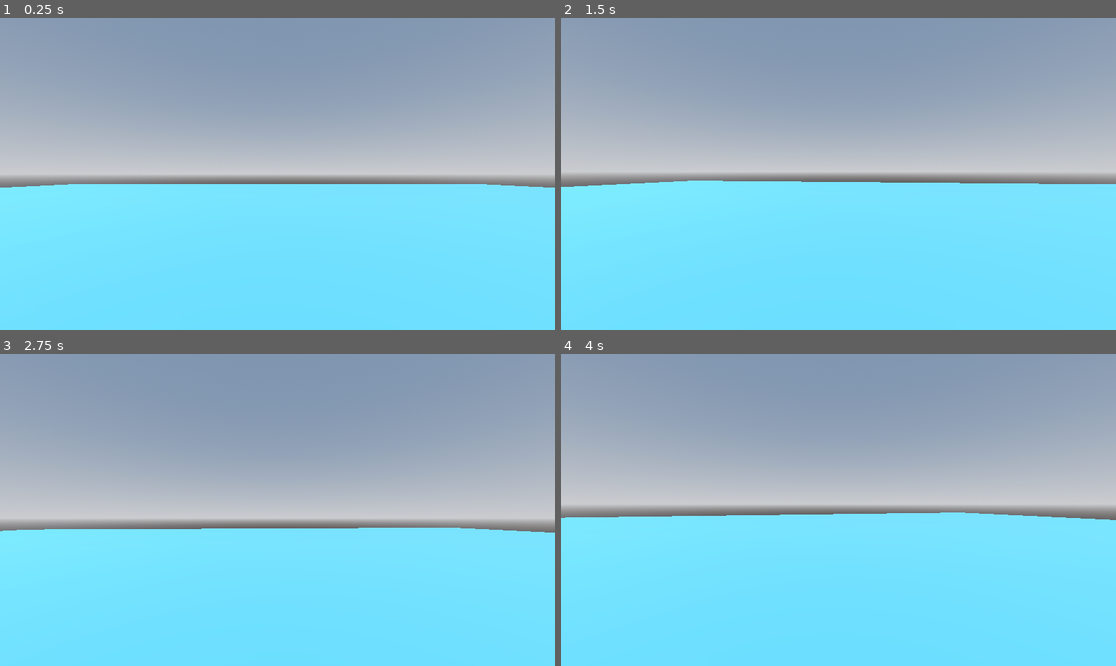
Above: before the commit, frames 1-4 (two rows, left to right).
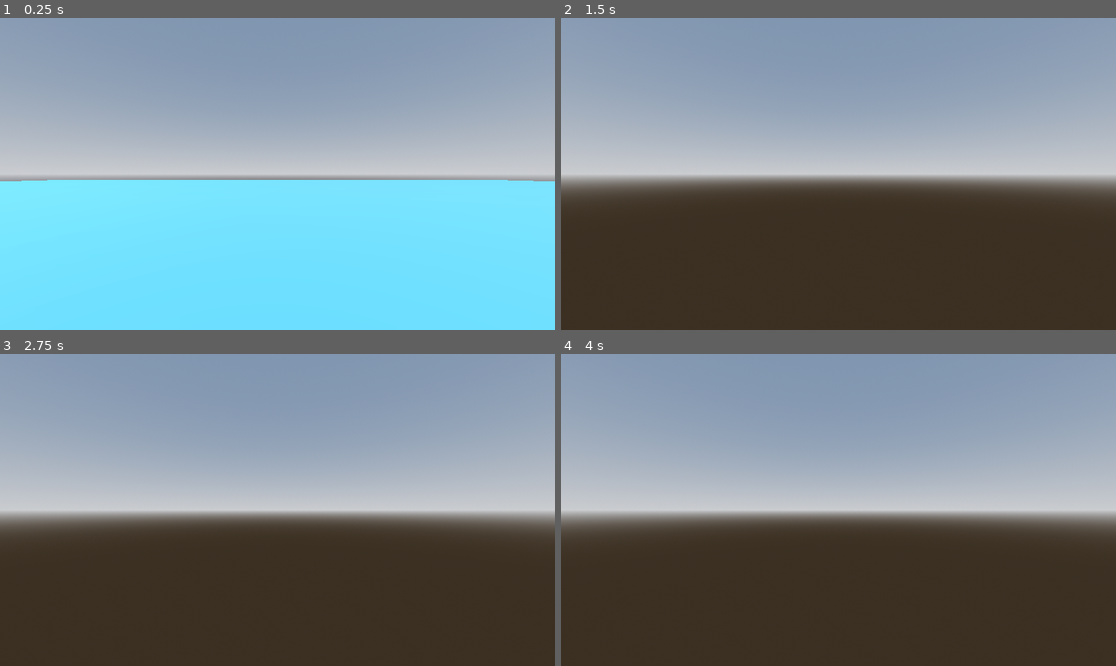
Above: after the commit, the same moments.

Repository: Riley2512/Food-Runner-
Game: Godot game, scene res://3DLevel.tscn
The game is run twice, just before and just after one commit, with the same random seed, the same clock (stepped at 60 frames per second) and the same inputs.
Inputs (mouse positions are in pixels of both pictures, inside the frame that each line leads up to):
- Up to frame 1 (0.25 s): no input
- Up to frame 2 (1.5 s): tap Enter (ui_accept) at 0.5, 0.77, 0.8, 1.07, 1.35 s; move the mouse to (866, 174) at 0.52 s; hold Space 0.53-1.28 s; hold Up (ui_up) from 0.53 s (still down); move the mouse to (810, 174) at 1.27 s
- Up to frame 3 (2.75 s): keep holding Up (ui_up); tap Enter (ui_accept) at 1.52, 1.82, 2, 2.3 s; tap Space at 1.55 s; move the mouse to (288, 503) at 2.02 s; hold Space from 2.03 s (still down)
- Up to frame 4 (4 s): keep holding Up (ui_up); tap Enter (ui_accept) at 2.75, 3.02, 3.32, 3.5, 3.6, 3.77 s; move the mouse to (832, 516) at 2.77 s; release Space at 2.78 s; tap Space at 2.85 s; move the mouse to (877, 513) at 3.52 s

The runs differ from the first frame. In frame 1, 1.4% of the frame differs, in the area x 0-100%, y 51-55%; in frame 2, 48%; in frame 3, 49%; in frame 4, 51%, in the area x 0-100%, y 48-100%.

Commit message:
made more code

Diff:
--- a/3DLevel.tscn
+++ b/3DLevel.tscn
@@ -29,34 +29,61 @@
 
 const SPEED = 5.0
 const JUMP_VELOCITY = 4.5
+const MOUSE_SENSITIVITY = 0.003
 
-var gravity = ProjectSettings.get_setting(\"physics/3d/default_gravity\")
-var sensitivity = 0.003
+var gravity: float = ProjectSettings.get_setting(\"physics/3d/default_gravity\")
 
-@onready var camera = $Head/FirstPerson
+@onready var camera: Camera3D = $Camera3D
 
-func _ready():
-	$Head/FirstPerson.current = true
-	Input.mouse_mode = Input.MOUSE_MODE_CAPTURED
+func _physics_process(delta: float) -> void:
+	# Apply gravity
+	if not is_on_floor():
+		velocity.y -= gravity * delta
 
-func _unhandled_input(event):
-	if event is InputEventMouseMotion:
-		rotate_y(-event.relative.x * sensitivity)
-		camera.rotate_x(-event.relative.y * sensitivity)
-		camera.rotation.x = clamp(camera.rotation.x, deg_to_rad(-60), deg_to_rad(70))
+	# Jump with Spacebar
+	if Input.is_key_pressed(KEY_SPACE) and is_on_floor():
+		velocity.y = JUMP_VELOCITY
 
-func _switch_view():
-	if Input.is_action_just_pressed(\"switch\"):
-		if camera == $Head/FirstPerson:
-			camera = $Head/ThirdPerson        # ✅ was $Head (wrong node)
-			$Head/ThirdPerson.current = true
-		else:
-			camera = $Head/FirstPerson
-			$Head/FirstPerson.current = true
+	# Get movement input
+	var input_dir := Vector2.ZERO
+
+	if Input.is_key_pressed(KEY_W) or Input.is_key_pressed(KEY_UP):
+		input_dir.y -= 1
+	if Input.is_key_pressed(KEY_S) or Input.is_key_pressed(KEY_DOWN):
+		input_dir.y += 1
+	if Input.is_key_pressed(KEY_A) or Input.is_key_pressed(KEY_LEFT):
+		input_dir.x -= 1
+	if Input.is_key_pressed(KEY_D) or Input.is_key_pressed(KEY_RIGHT):
+		input_dir.x += 1
+
+	input_dir = input_dir.normalized()
+
+	# Move relative to where the player is facing
+	var direction := (transform.basis * Vector3(input_dir.x, 0, input_dir.y)).normalized()
+
+	if direction.length() > 0:
+		velocity.x = direction.x * SPEED
+		velocity.z = direction.z * SPEED
+	else:
+		velocity.x = move_toward(velocity.x, 0, SPEED)
+		velocity.z = move_toward(velocity.z, 0, SPEED)
+
+	move_and_slide()
+
+func _input(event: InputEvent) -> void:
+	# Hold right click to look around
+	if event is InputEventMouseMotion and Input.is_mouse_button_pressed(MOUSE_BUTTON_RIGHT):
+		rotate_y(-event.relative.x * MOUSE_SENSITIVITY)
+		camera.rotate_x(-event.relative.y * MOUSE_SENSITIVITY)
+		camera.rotation.x = clamp(camera.rotation.x, deg_to_rad(-89), deg_to_rad(89))
 "
 
+[sub_resource type="Environment" id="Environment_wvy5o"]
+background_mode = 1
+background_color = Color(1, 1, 1, 1)
+
 [node name="Node3D" type="Node3D" unique_id=1937742022]
-transform = Transform3D(1, 0, 0, 0, 0.8292306, 0, 0, 0, 1, 0, 0, 0)
+transform = Transform3D(1, 0, 0, 0, 0.8292306, 0, 0, 0, 1, 0, -1.0891953, 0)
 
 [node name="WorldEnvironment" type="WorldEnvironment" parent="." unique_id=821989912]
 environment = SubResource("Environment_d84xi")
@@ -66,20 +93,23 @@
 shadow_enabled = true
 
 [node name="Floor" type="MeshInstance3D" parent="." unique_id=1541946106]
-transform = Transform3D(29.357096, 0, 0, 0, 1.1840702, 0, 0, 0, 28.681992, 0.010515213, -0.64915025, -0.3864832)
+transform = Transform3D(29.357096, 0, 0, 0, 1.1840702, 0, 0, 0, 28.681992, 0.010515213, -29.845137, -0.3864832)
 material_override = SubResource("StandardMaterial3D_wvy5o")
 mesh = SubResource("PlaneMesh_kfcwk")
 
 [node name="StaticBody3D" type="StaticBody3D" parent="Floor" unique_id=752713373]
+transform = Transform3D(1, 0, 0, 0, 1, 0, 0, 0, 1.0000002, 0, -21.534433, 0)
 
 [node name="CollisionShape3D" type="CollisionShape3D" parent="Floor/StaticBody3D" unique_id=1514146640]
+transform = Transform3D(0.99999994, 0, 0, 0, 0.99999994, 0, 0, 0, 1, 0, 9.737278, 0)
 shape = SubResource("ConcavePolygonShape3D_wvy5o")
 
 [node name="Player" parent="." unique_id=1412401694 instance=ExtResource("1_wvy5o")]
-transform = Transform3D(1, 0, 0, 0, 1, 0, 0, 0, 1, 0, 16.955996, 0)
+transform = Transform3D(1, 0, 0, 0, 1, 0, 0, 0, 1, 0, -27.95172, 0)
 script = SubResource("GDScript_wvy5o")
 
-[node name="Camera3D" type="Camera3D" parent="." unique_id=1197920084]
-transform = Transform3D(1, 0, 0, 0, 1.2059371, 0, 0, 0, 1, 0, 9.916776, 0)
+[node name="Neck" type="Node3D" parent="." unique_id=1505775033]
 
-[node name="Neck" type="Node3D" parent="." unique_id=1505775033]
+[node name="Camera3D" type="Camera3D" parent="." unique_id=1817325386]
+transform = Transform3D(1, 0, 0, 0, 1.2059371, 0, 0, 0, 1, 0, -24.210215, 0)
+environment = SubResource("Environment_wvy5o")
--- a/player.gd
+++ b/player.gd
@@ -1,52 +1,73 @@
 extends CharacterBody3D
 
+# Movement settings
 const SPEED = 5.0
 const JUMP_VELOCITY = 4.5
+const MOUSE_SENSITIVITY = 0.003
 
+# Get gravity from project settings
 var gravity = ProjectSettings.get_setting("physics/3d/default_gravity")
-var sensitivity = 0.003
 
-@onready var camera = $head/firstPerson
+@onready var camera = $Camera3D
+
+var is_right_click_held := false
 
 func _ready():
-	$Head/FirstPerson.current = true
-	Input.mouse_mode = Input.MOUSE_MODE_CAPTURED
+	# Keep mouse visible until right click is held
+	Input.set_mouse_mode(Input.MOUSE_MODE_VISIBLE)
 
-func _unhandled_input(event):
-	if event is InputEventMouseMotion:
-		rotate_y(-event.relative.x * sensitivity)
-		camera.rotate_x(-event.relative.y * sensitivity)
-		camera.rotation.x = clamp(camera.rotation.x, deg_to_rad(-60), deg_to_rad(70))
+func _input(event):
+	# Right click to look around
+	if event is InputEventMouseButton and event.button_index == MOUSE_BUTTON_RIGHT:
+		is_right_click_held = event.pressed
+		if is_right_click_held:
+			Input.set_mouse_mode(Input.MOUSE_MODE_CAPTURED)
+		else:
+			Input.set_mouse_mode(Input.MOUSE_MODE_VISIBLE)
 
-func _switch_view():
-	if Input.is_action_just_pressed("switch"):
-		if camera == $Head/FirstPerson:
-			camera = $Head/ThirdPerson
-			$Head/ThirdPerson.current = true
-		else:
-			camera = $Head/FirstPerson
-			$Head/FirstPerson.current = true
+	# Mouse look (only when right click held)
+	if event is InputEventMouseMotion and is_right_click_held:
+		# Rotate player left/right (yaw)
+		rotate_y(-event.relative.x * MOUSE_SENSITIVITY)
+		# Rotate camera up/down (pitch), clamped to avoid flipping
+		camera.rotate_x(-event.relative.y * MOUSE_SENSITIVITY)
+		camera.rotation.x = clamp(camera.rotation.x, deg_to_rad(-89), deg_to_rad(89))
 
-func _process(delta):
-	_switch_view()
-	if Input.is_action_just_pressed("escape"):
-		get_tree().quit()
+func _physics_process(delta):
+	# Apply gravity
+	if not is_on_floor():
+		velocity.y -= gravity * delta
 
-func _physics_process(delta: float) -> void:
-	if not is_on_floor():
-		velocity += get_gravity() * delta
-
-	if Input.is_action_just_pressed("jump") and is_on_floor():
+	# Jump
+	if Input.is_action_just_pressed("ui_accept") and is_on_floor():
 		velocity.y = JUMP_VELOCITY
 
+	# Get input direction (WASD + Arrow Keys)
+	var input_dir := Vector2.ZERO
 
-	var input_dir := Input.get_vector("ui_left", "ui_right", "ui_up", "ui_down")
-	var direction := (transform.basis * Vector3(input_dir.x, 0, input_dir.y)).normalized()
+	# Forward / Back
+	if Input.is_key_pressed(KEY_W) or Input.is_key_pressed(KEY_UP):
+		input_dir.y -= 1
+	if Input.is_key_pressed(KEY_S) or Input.is_key_pressed(KEY_DOWN):
+		input_dir.y += 1
+
+	# Left / Right
+	if Input.is_key_pressed(KEY_A) or Input.is_key_pressed(KEY_LEFT):
+		input_dir.x -= 1
+	if Input.is_key_pressed(KEY_D) or Input.is_key_pressed(KEY_RIGHT):
+		input_dir.x += 1
+
+	# Normalize to prevent faster diagonal movement
+	input_dir = input_dir.normalized()
+
+	# Move relative to where the player is facing
+	var direction = (transform.basis * Vector3(input_dir.x, 0, input_dir.y)).normalized()
 
 	if direction:
 		velocity.x = direction.x * SPEED
 		velocity.z = direction.z * SPEED
 	else:
+		# Smoothly stop
 		velocity.x = move_toward(velocity.x, 0, SPEED)
 		velocity.z = move_toward(velocity.z, 0, SPEED)
 
--- a/player.tscn
+++ b/player.tscn
@@ -10,7 +10,7 @@
 script = ExtResource("1_xhfnw")
 
 [node name="MeshInstance3D" type="MeshInstance3D" parent="." unique_id=43763563]
-transform = Transform3D(2.1000843, 0, 0, 0, 3.257844, 0, 0, 0, 2.7592766, 0, 5.2782907, 0)
+transform = Transform3D(2.1000843, 0, 0, 0, 3.257844, 0, 0, 0, 2.7592766, 0, 7.878641, 0)
 mesh = SubResource("CapsuleMesh_d84xi")
 
 [node name="CollisionShape3D" type="CollisionShape3D" parent="." unique_id=1727370997]
@@ -19,6 +19,5 @@
 
 [node name="Head" type="Node3D" parent="." unique_id=1362488876]
 
-[node name="FirstPerson" type="Camera3D" parent="Head" unique_id=753201463]
-
-[node name="ThirdPerson" type="Camera3D" parent="Head" unique_id=436595548]
+[node name="FirstPerson" type="Camera3D" parent="Head" unique_id=942148369]
+transform = Transform3D(1, 0, 0, 0, 1, 0, 0, 0, 1, 0, 8.117115, 0.034838676)
